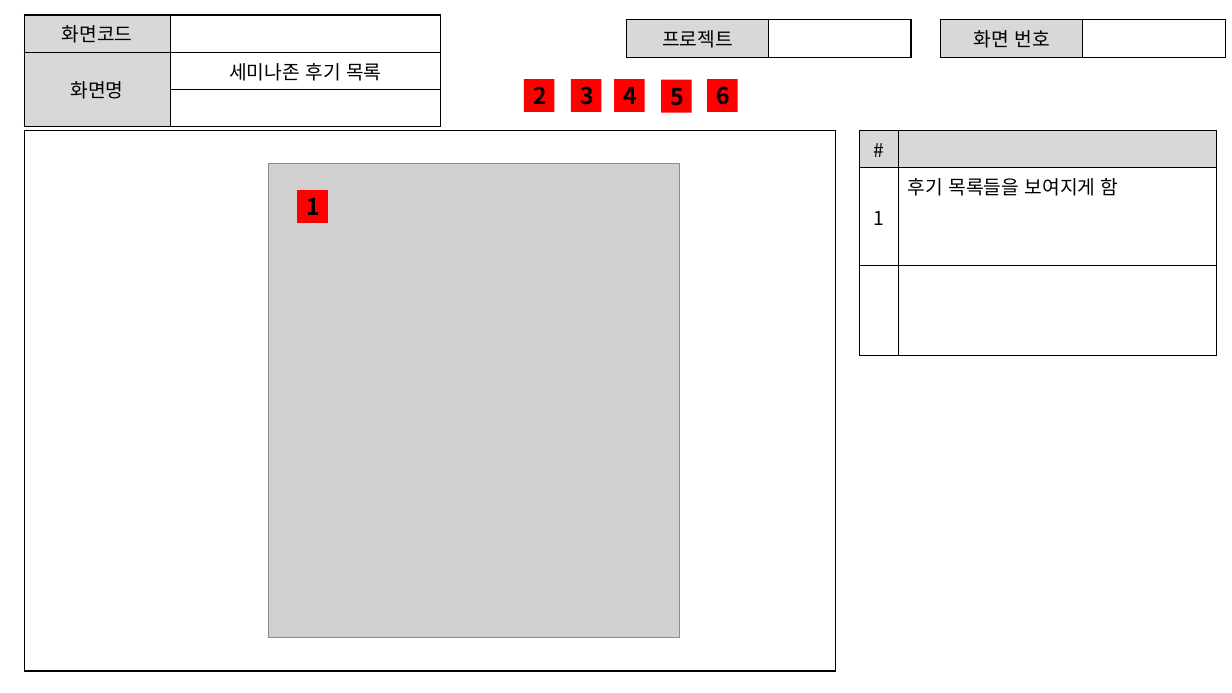
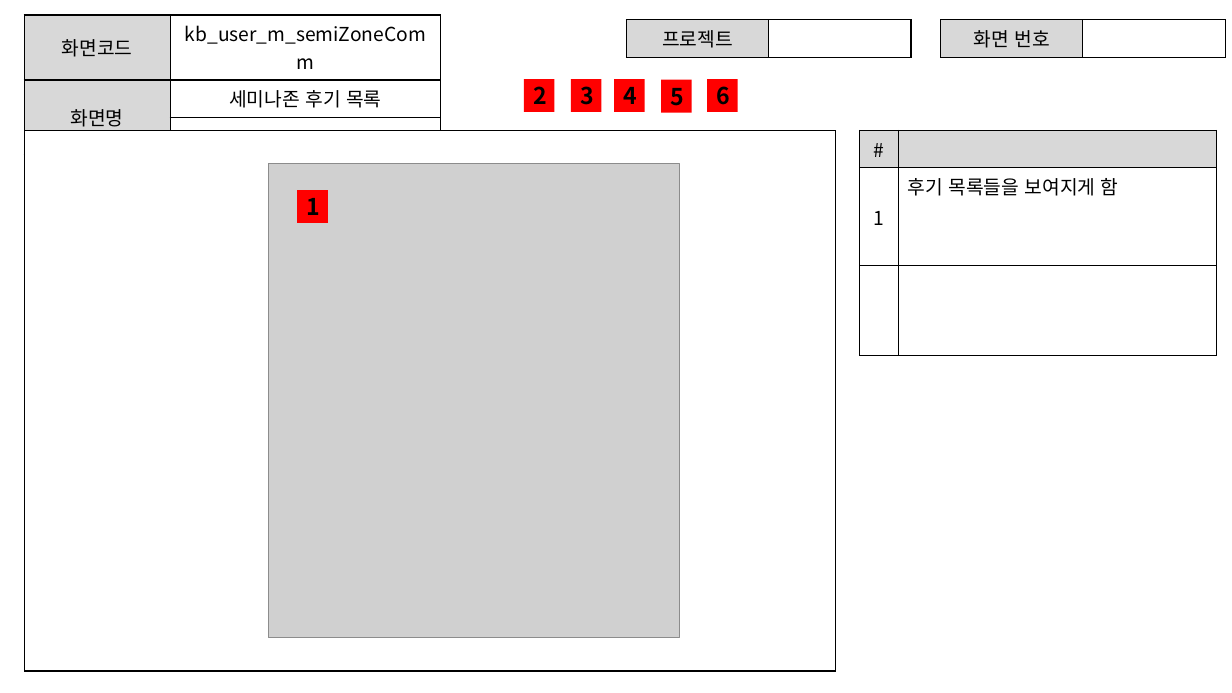
Before and after one commit to ezenteam2/e-Zone, a slide deck: slide 12 of 0 발표용 파워포인트/project05 - 파워포인트 종합 - 기범.pptx. Drawn at 1232x693 pixels with LibreOffice and Linux fonts; fonts in the diff are those of the drawing; grey boxes stand for pictures. Boxes give left, top, right and bottom in pixels: in the first picture for what was removed or moved away, otherwise in the second. Text is boxed around its words. In the diff, an @@ line names an element or a change of style, - is before the commit and + after.

```diff
--- a/0 발표용 파워포인트/project05 - 파워포인트 종합 - 기범.pptx
+++ b/0 발표용 파워포인트/project05 - 파워포인트 종합 - 기범.pptx
@@ table at (24, 15, 441, 135) @@
-row 1, column 2: 
+row 1, column 2: kb_user_m_semiZoneComm
```
Also in this commit, not shown: 15 other slides changed, 4 other files.
